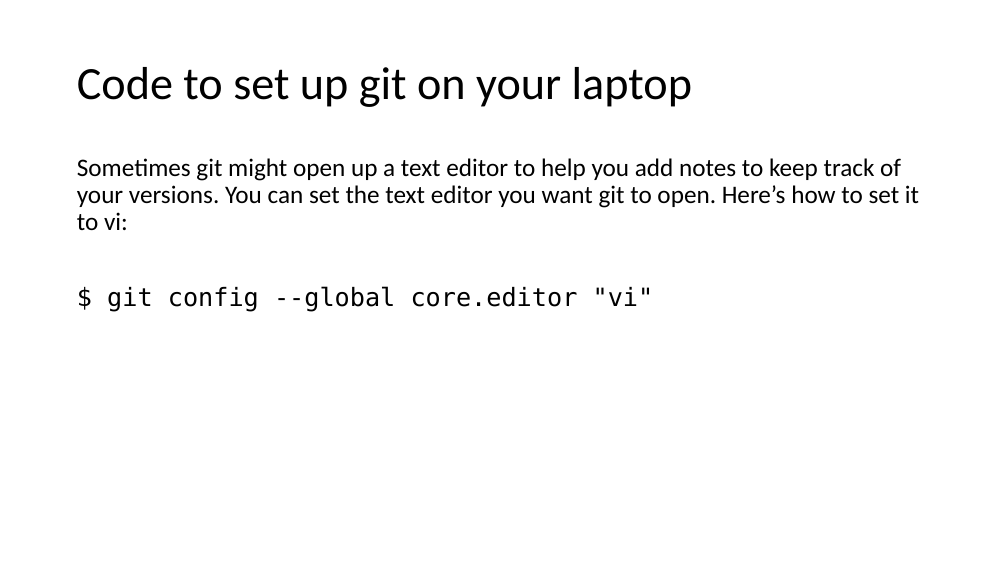
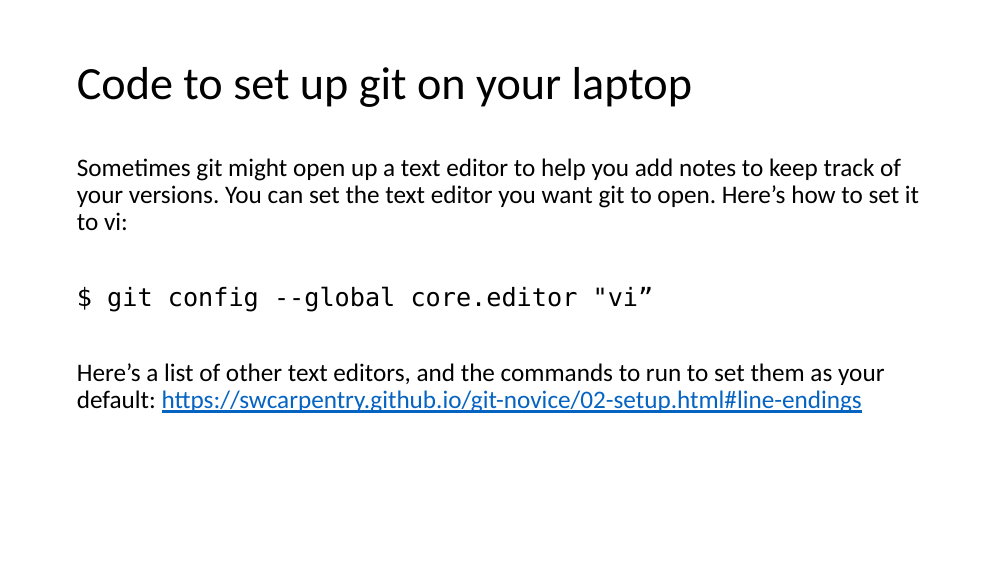
Before and after one commit to nuitrcs/introGit, a slide deck: slide 5 of introGit.pptx (slide 4 before the commit). Drawn at 1008x567 pixels with LibreOffice and Linux fonts; fonts in the diff are those of the drawing. Boxes give left, top, right and bottom in pixels: in the first picture for what was removed or moved away, otherwise in the second. Text is boxed around its words. In the diff, an @@ line names an element or a change of style, - is before the commit and + after.

```diff
--- a/introGit.pptx
+++ b/introGit.pptx
@@ text at [77, 286, 884, 413]: text changed; font DejaVu Sans Mono to Calibri @@
-$ git config --global core.editor "vi"
+$ git config --global core.editor "vi”
+Here’s a list of other text editors, and the commands to run to set them as your default: https://swcarpentry.github.io/git-novice/02-setup.html#line-endings
```
Also in this commit, not shown: 8 other slides changed, 4 slides added, 2 slides removed.
